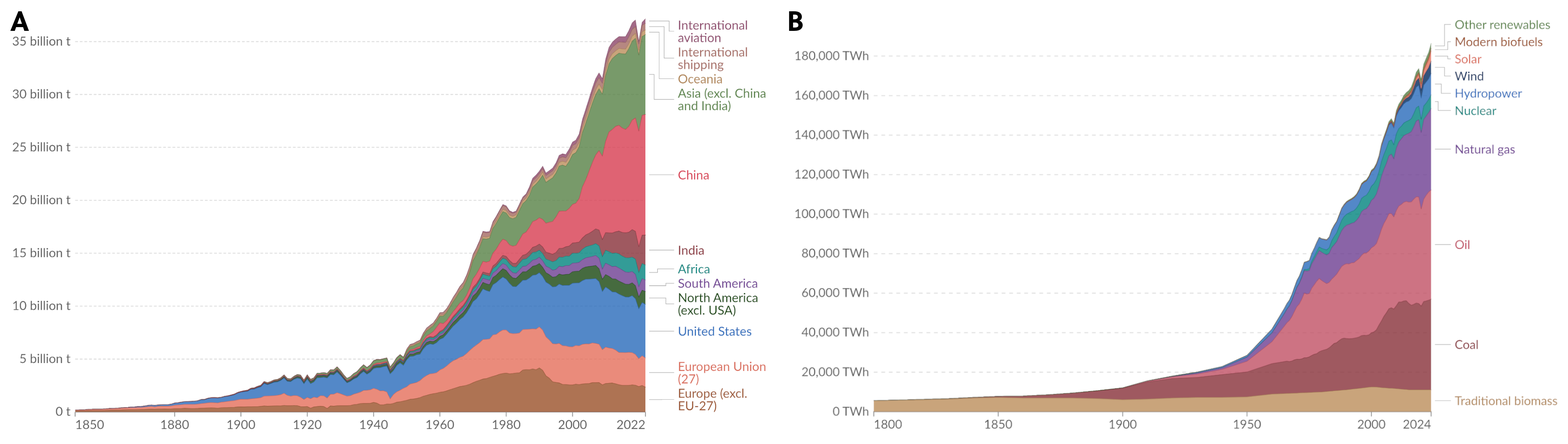
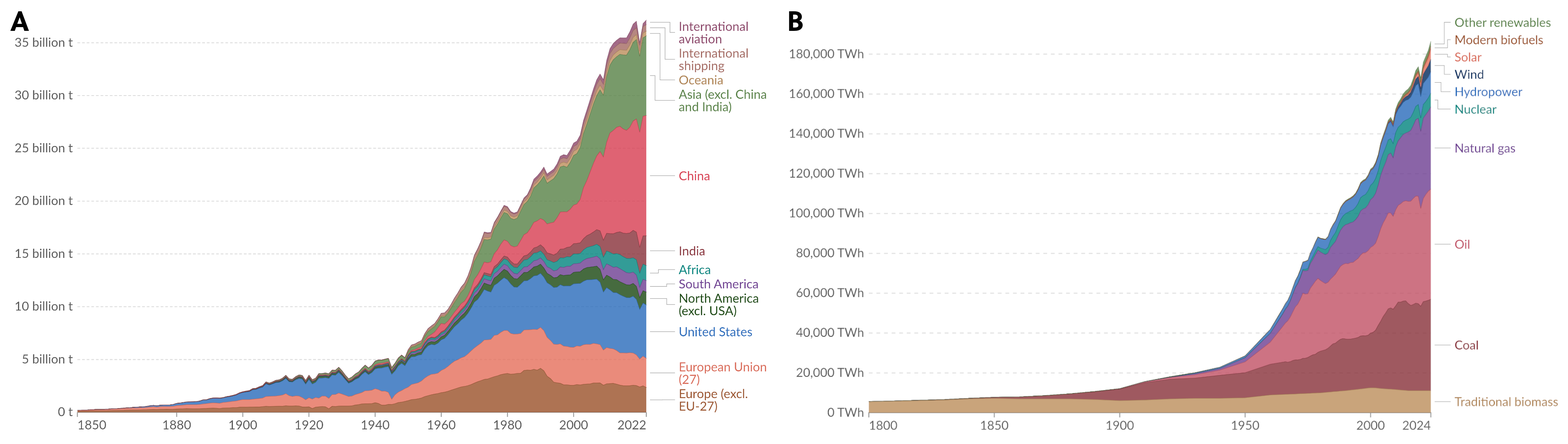
Layer changes from the first 1568px x 444px image to the second:
added layer "global-energy-substitution.png #1" above "global-energy-substitution.png" over (789, 17, 1559, 431)
hid "global-energy-substitution.png" over (789, 17, 1559, 431)
added layer "annual-co-emissions-by-region.png #1" above "annual-co-emissions-by-region.png" over (12, 18, 767, 430)
hid "annual-co-emissions-by-region.png" over (12, 18, 767, 430)
